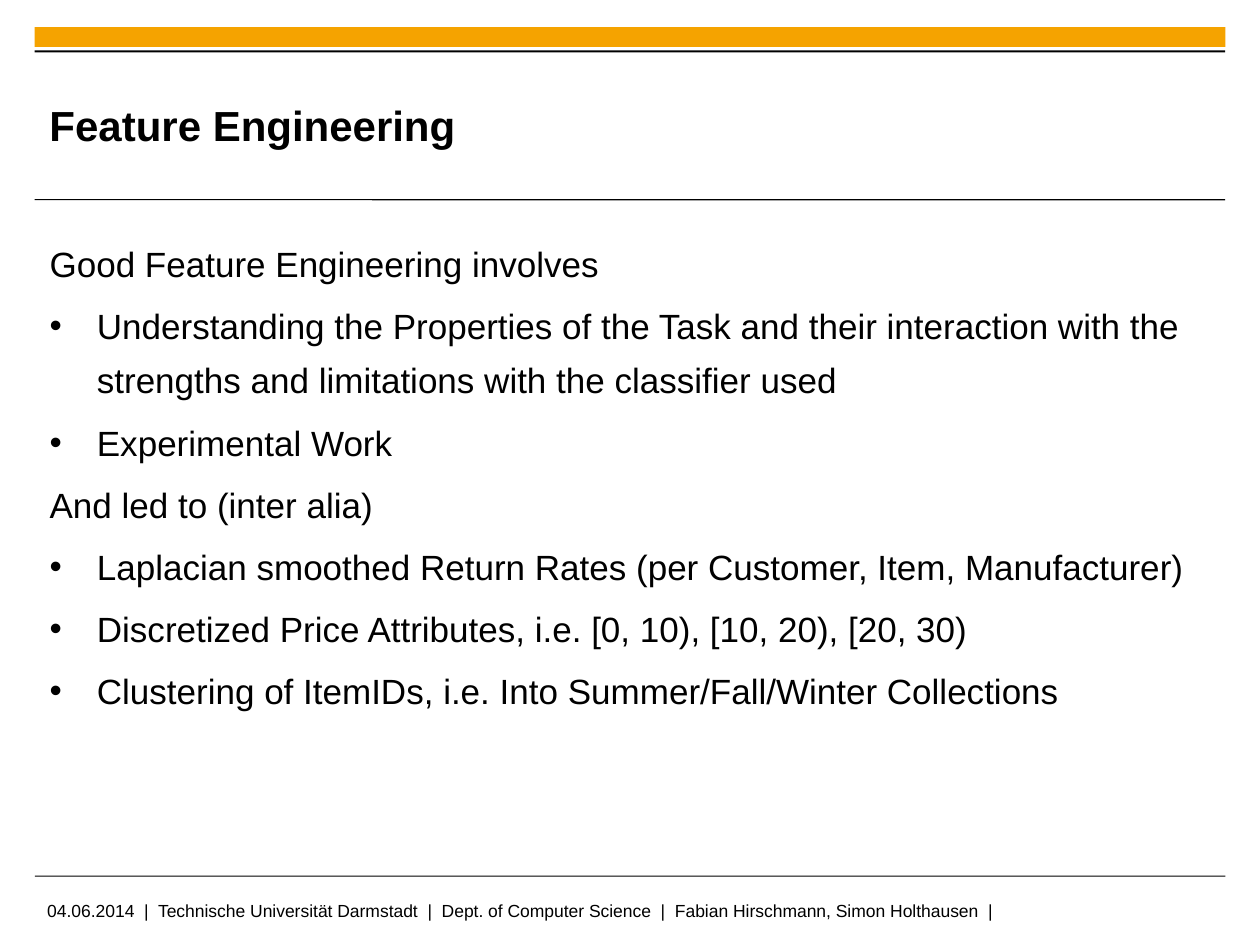
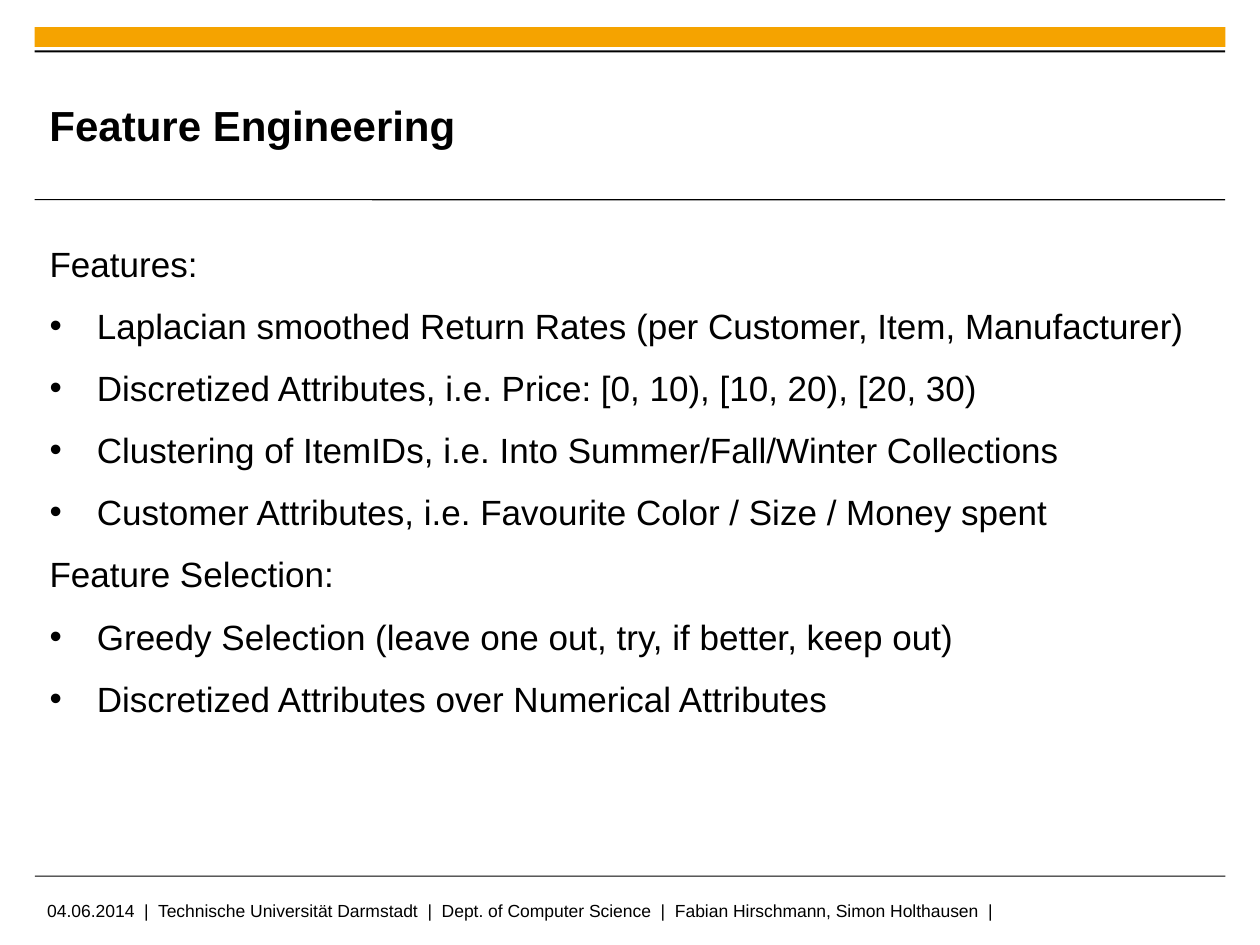
Before and after one commit to fhirschmann/ml_dmc2014, a slide deck: slide 5 of doc/pres-prudsys.pptx. Drawn at 1260x945 pixels with LibreOffice and Linux fonts; fonts in the diff are those of the drawing; background and template pictures are left out. Boxes give left, top, right and bottom in pixels: in the first picture for what was removed or moved away, otherwise in the second. Text is boxed around its words. In the diff, an @@ line names an element or a change of style, - is before the commit and + after.

Commit message:
feature engineering update

```diff
--- a/doc/pres-prudsys.pptx
+++ b/doc/pres-prudsys.pptx
@@ text at (50,253,198,278): text changed @@
-Good Feature Engineering involves
-• Understanding the Properties of the Task and their interaction with the strengths and limitations with the classifier used
-• Experimental Work
-And led to (inter alia)
+Features:
@@ text at (97,375,977,408): text changed @@
-• Discretized Price Attributes, i.e. [0, 10), [10, 20), [20, 30)
+• Discretized Attributes, i.e. Price: [0, 10), [10, 20), [20, 30)
@@ text at (50,499,1047,713): paragraphs added @@
+• Customer Attributes, i.e. Favourite Color / Size / Money spent
+Feature Selection:
+• Greedy Selection (leave one out, try, if better, keep out)
+• Discretized Attributes over Numerical Attributes
```
